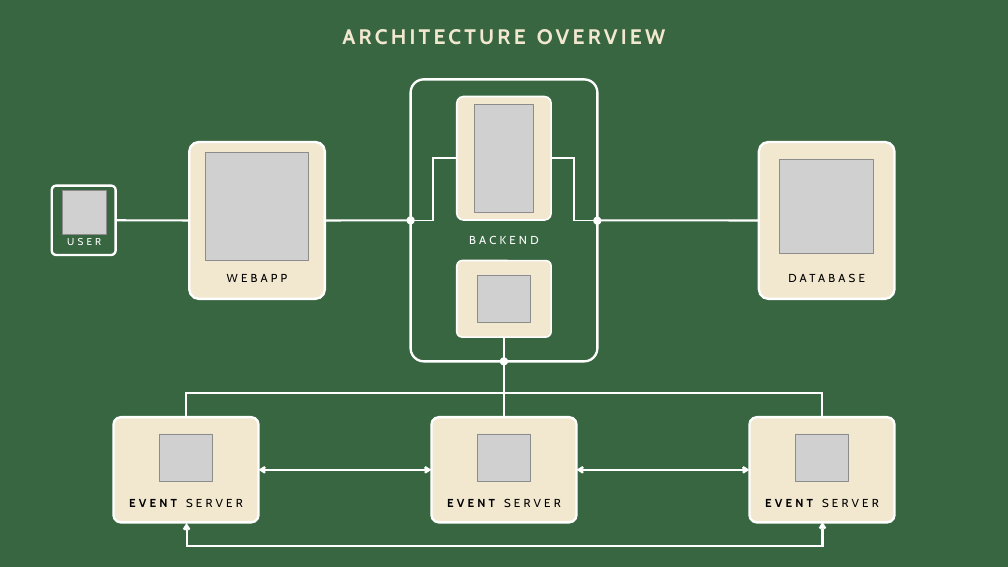
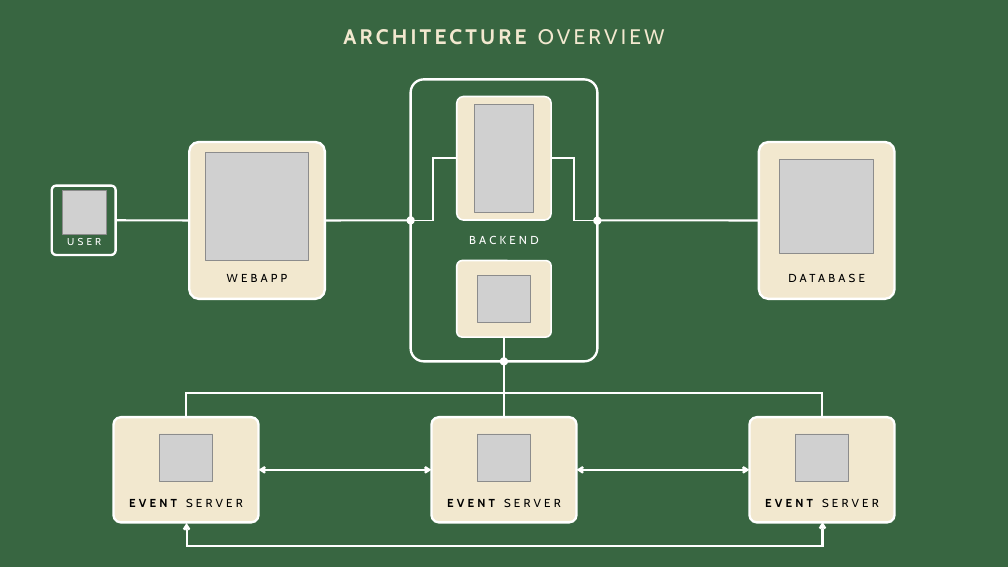
Before and after one commit to aleasca99/DSMT_project, a slide deck: slide 9 of Slides/Slides.pptx. Drawn at 1008x567 pixels with LibreOffice and Linux fonts; fonts in the diff are those of the drawing; grey boxes stand for pictures. Boxes give left, top, right and bottom in pixels: in the first picture for what was removed or moved away, otherwise in the second. Text is boxed around its words. In the diff, an @@ line names an element or a change of style, - is before the commit and + after.

```diff
--- a/Slides/Slides.pptx
+++ b/Slides/Slides.pptx
@@ text "ARCHITECTURE OVERVIEW" at bbox=[343, 29, 665, 45]: bold off in "OVERVIEW" @@
```
Also in this commit, not shown: 8 other slides changed, 3 other files.
